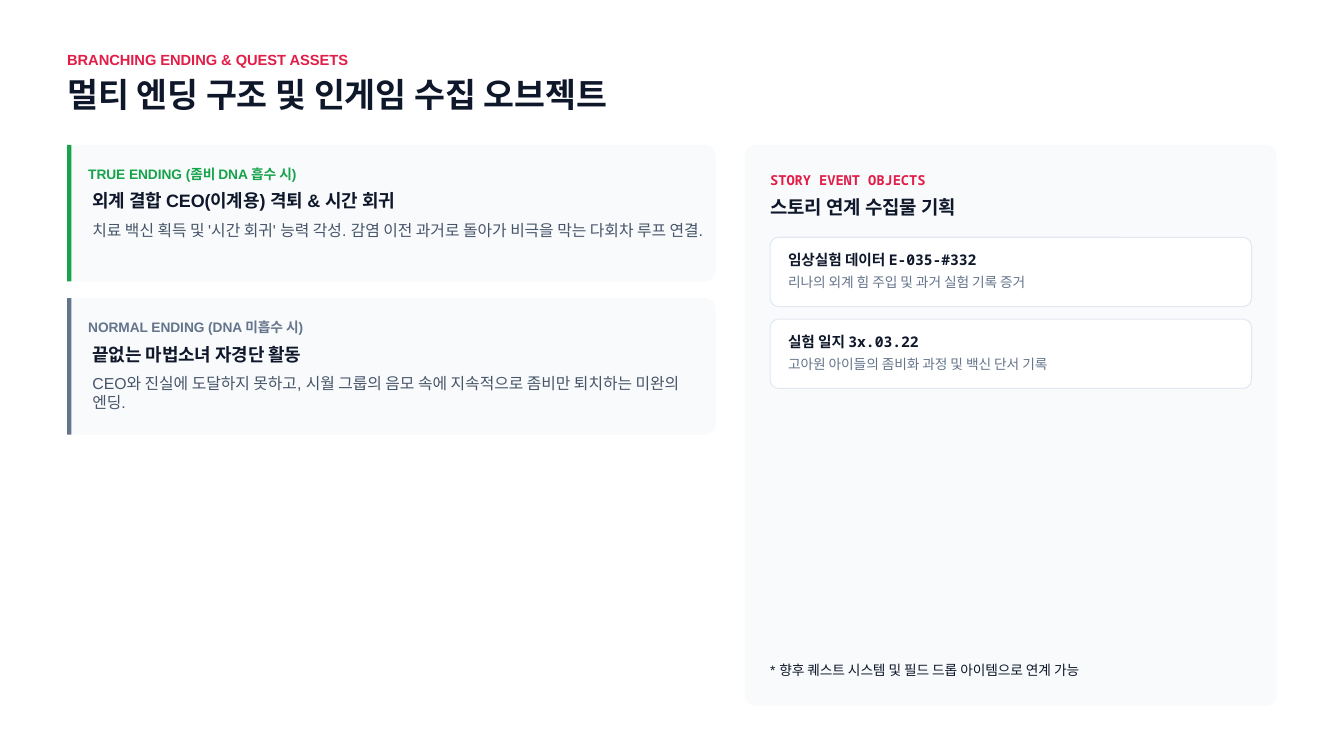
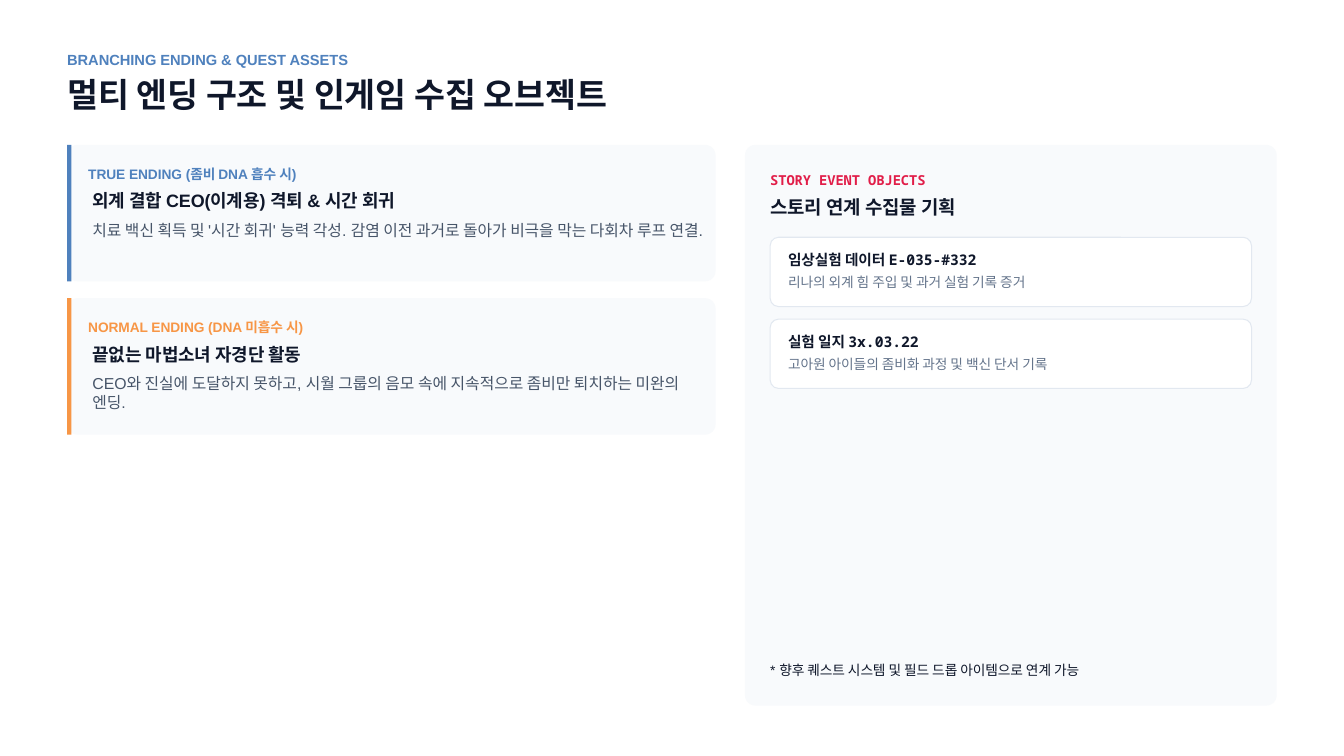
Before and after one commit to gitgiung/SBSAcademy_Team01, a slide deck: slide 16 of 좀비소울 프로젝트 개발 현황 보고.pptx (slide 15 before the commit). Drawn at 1344x756 pixels with LibreOffice and Linux fonts; fonts in the diff are those of the drawing. Boxes give left, top, right and bottom in pixels: in the first picture for what was removed or moved away, otherwise in the second. Text is boxed around its words. In the diff, an @@ line names an element or a change of style, - is before the commit and + after.

```diff
--- a/좀비소울 프로젝트 개발 현황 보고.pptx
+++ b/좀비소울 프로젝트 개발 현황 보고.pptx
@@ text "BRANCHING ENDING & QUEST ASSETS" at (67, 54, 348, 68): text colour #E11D48 to #4F81BD @@
@@ rectangle at (68, 145, 72, 281): fill #16A34A to #4F81BD @@
@@ text "TRUE ENDING (좀비 DNA 흡수 ..." at (88, 167, 296, 182): text colour #16A34A to #4F81BD @@
@@ rectangle at (68, 298, 72, 435): fill #64748B to #F79646 @@
@@ text "NORMAL ENDING (DNA 미흡수 시)" at (88, 320, 303, 335): text colour #64748B to #F79646 @@
```
Also in this commit, not shown: 9 other slides changed, 1 slide added, 11 other files.
